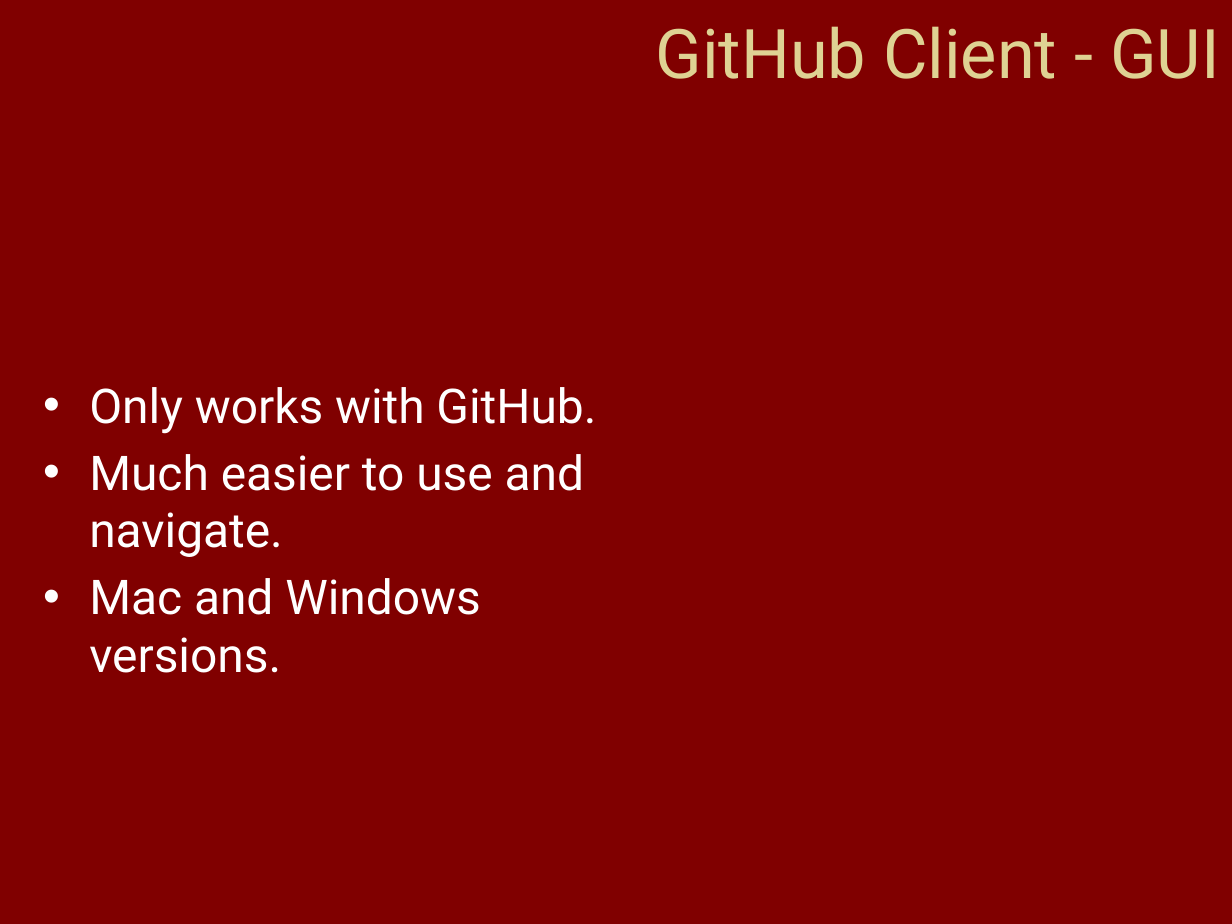
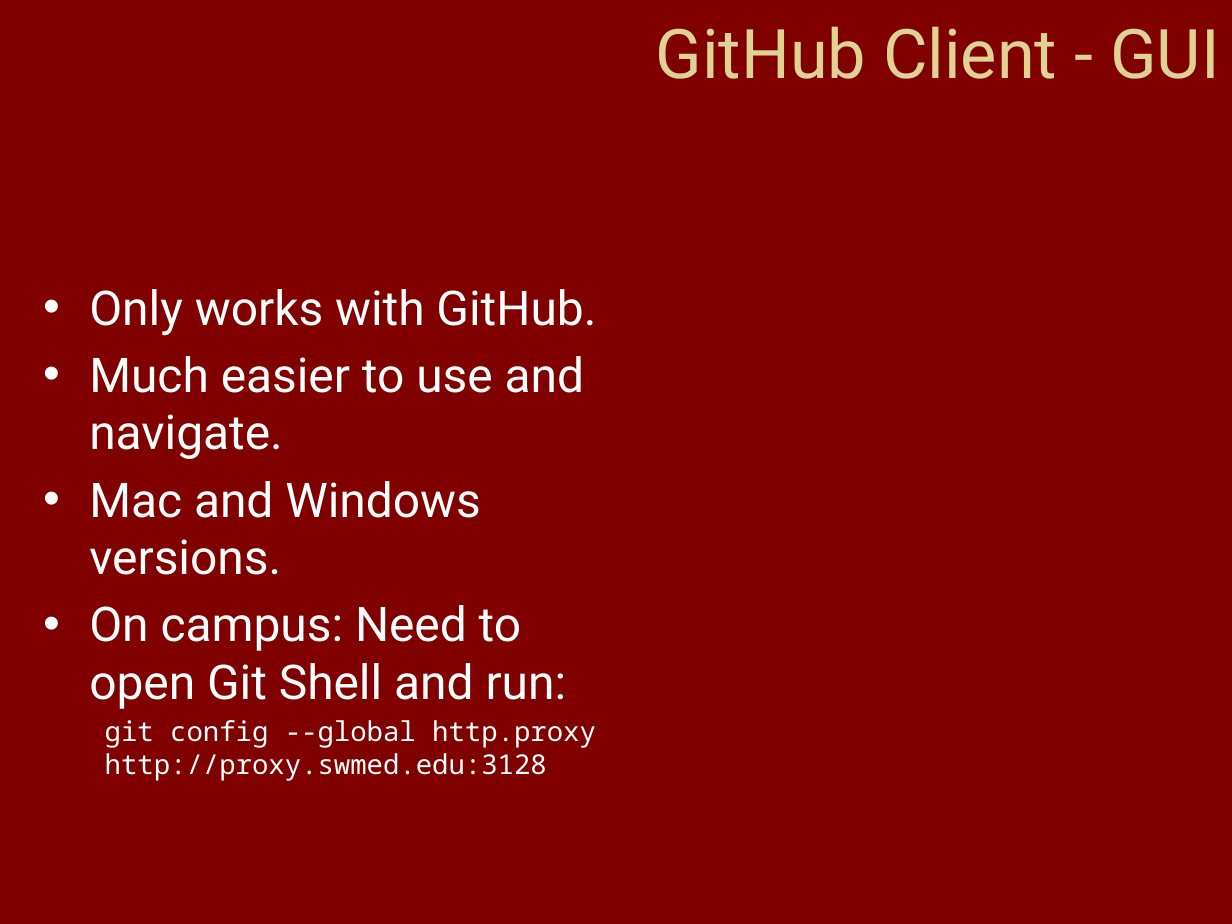
Before and after one commit to QBRC/GithubDemo, a slide deck: slide 12 of Git & Github.pptx. Drawn at 1232x924 pixels with LibreOffice and Linux fonts; fonts in the diff are those of the drawing; background and template pictures are left out. Boxes give left, top, right and bottom in pixels: in the first picture for what was removed or moved away, otherwise in the second. Text is boxed around its words. In the diff, an @@ line names an element or a change of style, - is before the commit and + after.

```diff
--- a/Git & Github.pptx
+++ b/Git & Github.pptx
@@ text at [89,605,596,781]: paragraphs added @@
+• On campus: Need to open Git Shell and run:
+  git config --global http.proxy http://proxy.swmed.edu:3128
```
